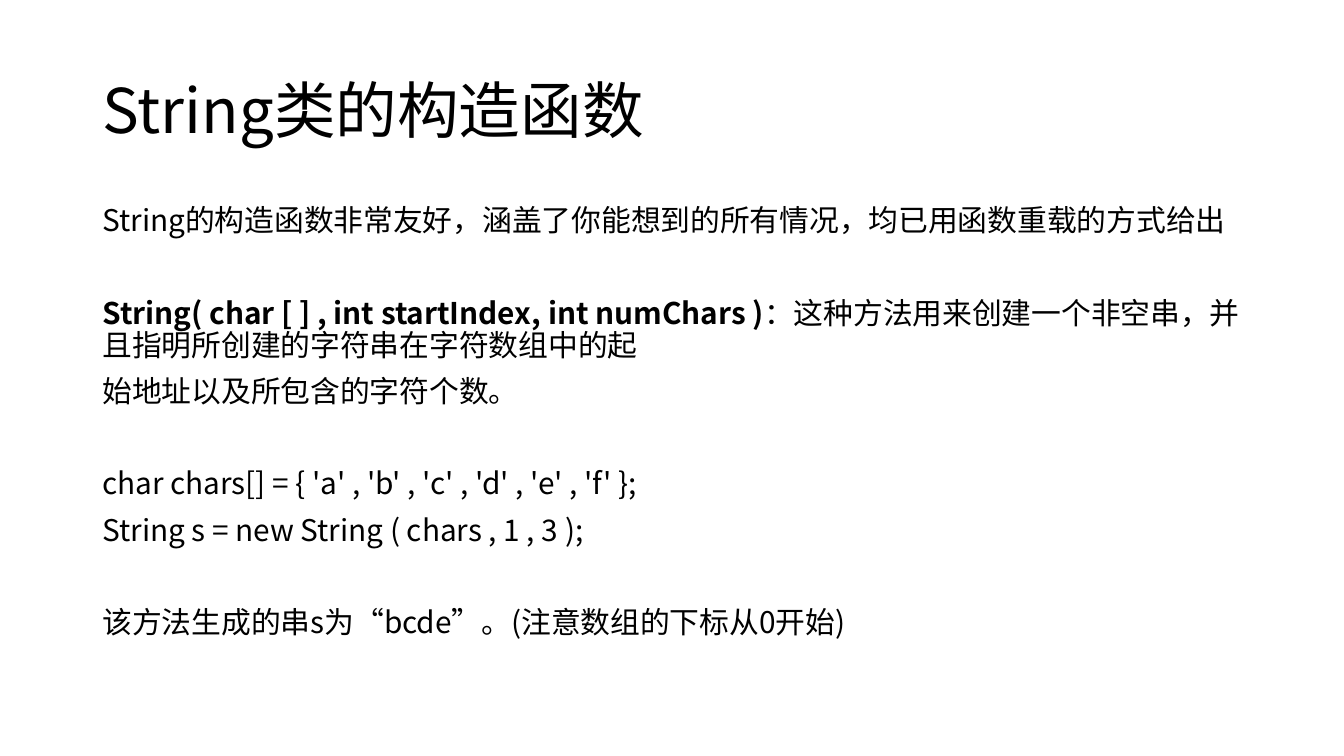
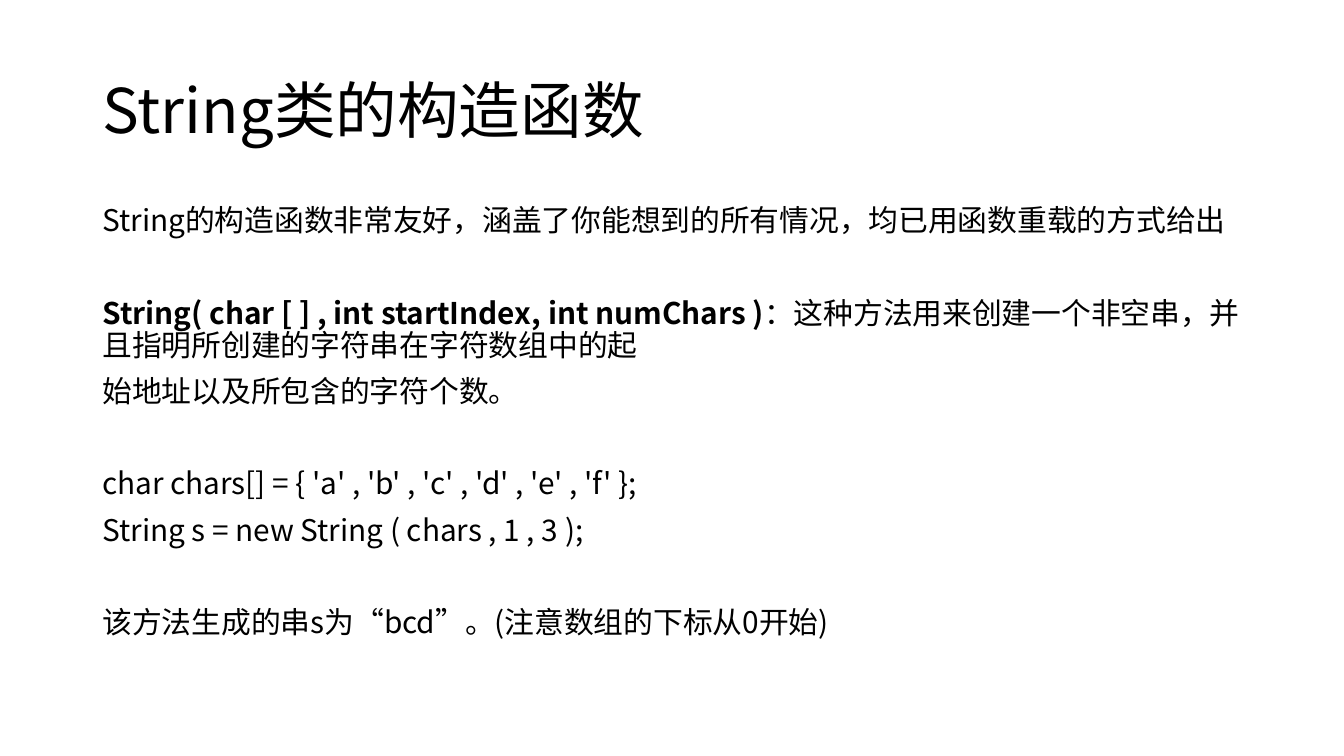
Before and after one commit to j-w-huang/oop, a slide deck: slide 9 of ch4/第四章 part2.pptx. Drawn at 1344x756 pixels with LibreOffice and Linux fonts; fonts in the diff are those of the drawing. Boxes give left, top, right and bottom in pixels: in the first picture for what was removed or moved away, otherwise in the second. Text is boxed around its words. In the diff, an @@ line names an element or a change of style, - is before the commit and + after.

```diff
--- a/ch4/第四章 part2.pptx
+++ b/ch4/第四章 part2.pptx
@@ text at (x1=102, y1=608, x2=828, y2=639): text changed @@
-该方法生成的串s为“bcde”。(注意数组的下标从0开始)
+该方法生成的串s为“bcd”。(注意数组的下标从0开始)
```
Also in this commit, not shown: 3 other files.
